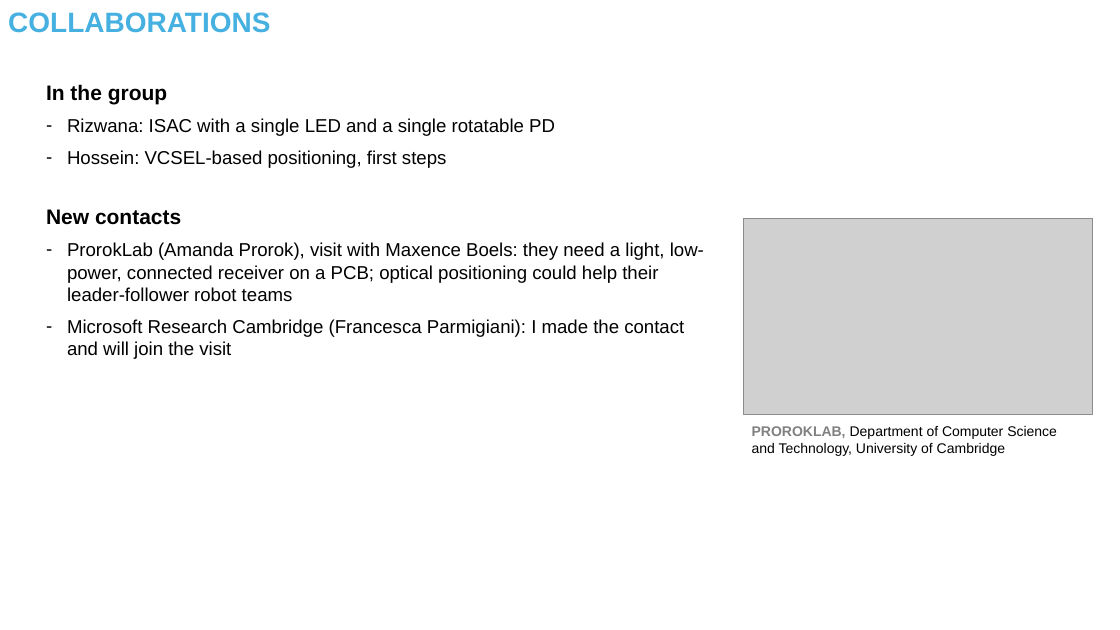
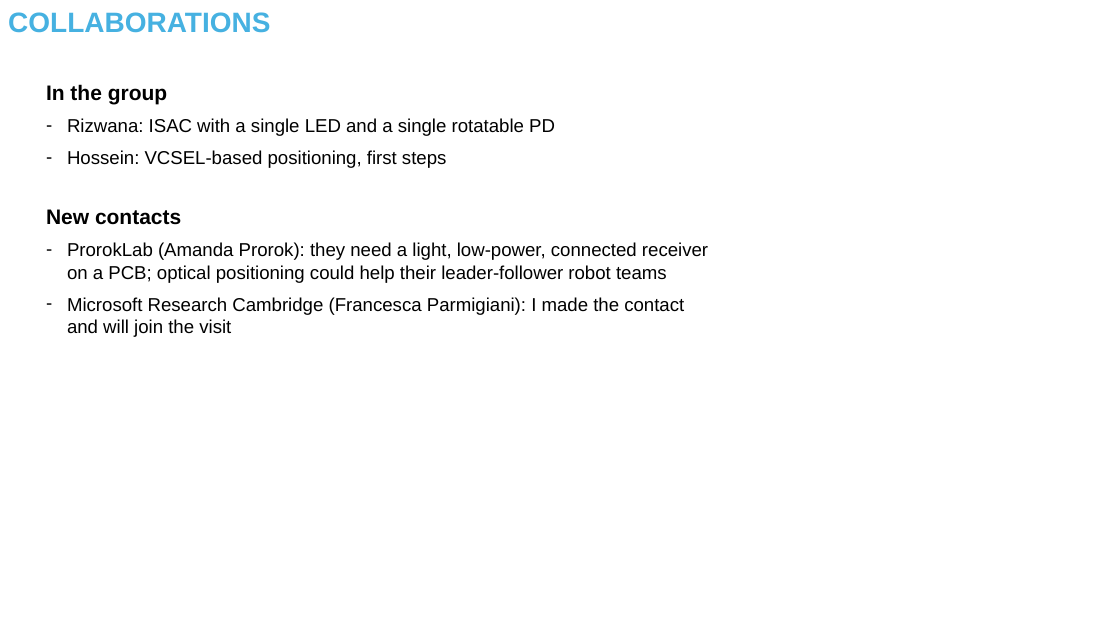
Before and after one commit to kevin-acuna/simulation_VLP, a slide deck: slide 6 of CAMBRIDGE/PPTs/2026-11-24 Final meeting - Visit summary.pptx. Drawn at 1120x630 pixels with LibreOffice and Linux fonts; fonts in the diff are those of the drawing; grey boxes stand for pictures. Boxes give left, top, right and bottom in pixels: in the first picture for what was removed or moved away, otherwise in the second. Text is boxed around its words. In the diff, an @@ line names an element or a change of style, - is before the commit and + after.

```diff
--- a/CAMBRIDGE/PPTs/2026-11-24 Final meeting - Visit summary.pptx
+++ b/CAMBRIDGE/PPTs/2026-11-24 Final meeting - Visit summary.pptx
@@ picture removed at [744,218,1092,414] @@
@@ text at [67,242,708,283]: text changed @@
-– ProrokLab (Amanda Prorok), visit with Maxence Boels: they need a light, low-power, connected receiver on a PCB; optical positioning could help their leader-follower robot teams
+– ProrokLab (Amanda Prorok): they need a light, low-power, connected receiver on a PCB; optical positioning could help their leader-follower robot teams
@@ text removed at [752,426,1057,456] @@
-PROROKLAB, Department of Computer Science and Technology, University of Cambridge
```
Also in this commit, not shown: 4 other slides changed, 1 slide removed, 8 other files.
